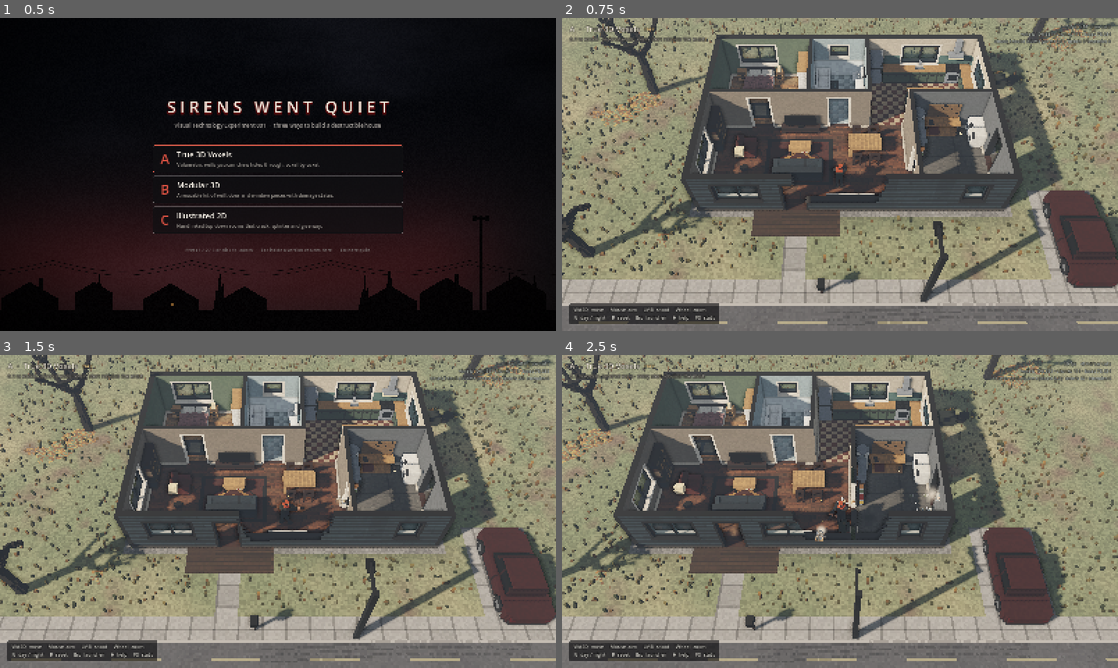
Above: before the commit, frames 1-4 (two rows, left to right).
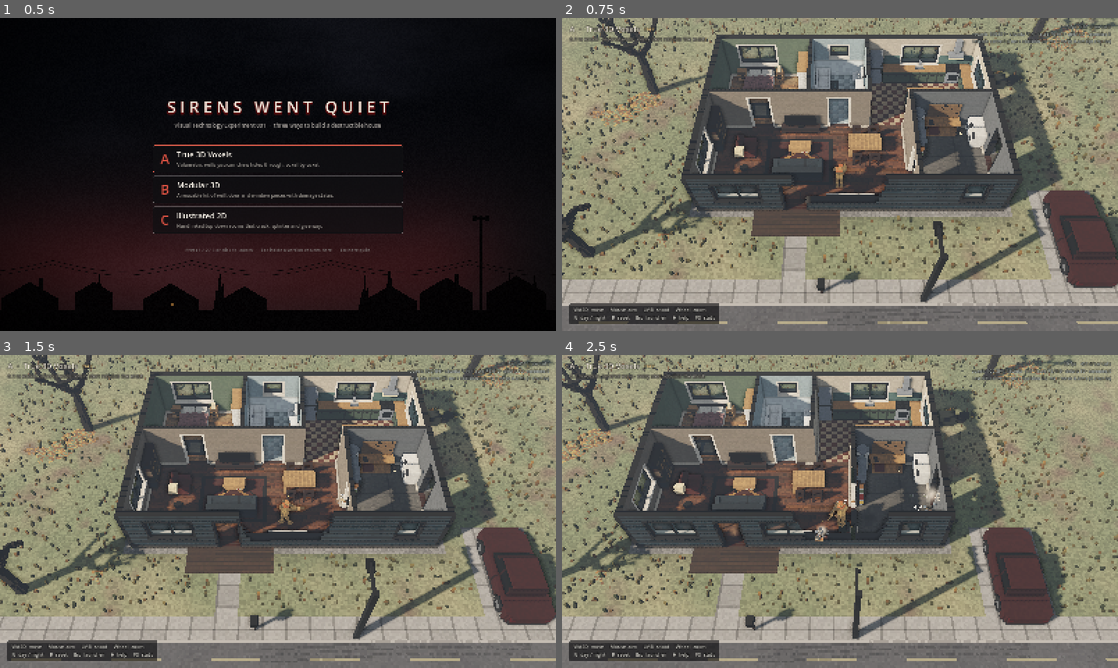
Above: after the commit, the same moments.

Repository: crosenlund79/SirensWentQuiet
Game: Godot game, scene res://src/launcher/launcher.tscn
Two runs of this game, one before a commit and one after it. Both use one fixed random seed, a clock stepped at 60 frames per second and the inputs below.
Inputs (mouse positions are in pixels of both pictures, inside the frame that each line leads up to):
- Up to frame 1 (0.5 s): no input
- Up to frame 2 (0.75 s): click (840, 158) at 0.52 s
- Up to frame 3 (1.5 s): tap Enter at 1.25 s; move the mouse to (400, 495) at 1.27 s; press the mouse at (400, 495) at 1.28 s; hold D (move_right) from 1.28 s (still down)
- Up to frame 4 (2.5 s): release D (move_right) at 2 s; release the mouse at (962, 495) at 2 s; drag from (728, 527) to (812, 574) at 2.02 s

Frame 1 is identical in both runs. In frame 2, 0.4% of the frame differs, in the area x 48-99%, y 2-55%; in frame 3, 0.5%; in frame 4, 0.6%, in the area x 30-99%, y 2-60%.

Commit message:
Version A: robust hole opening, crater carves, x-ray silhouettes, perf stats
- Crumble pass iterates around what fell: loose crumbs, thin strips,
  free-standing posts, floor-level stubs, bounded floating-fragment fill
- Bullet carves taper with depth so wall layers read as rings
- Bevel only on raw cuts/furniture/glossy finishes; paint stays smooth
- Character x-ray pass where walls hide them; sedan model; pristine grid
  cache for fast reset; per-shot carve/collision/mesh timings in HUD

Co-Authored-By: Claude Opus 5.5 <noreply@anthropic.com>
Claude-Session: https://claude.ai/code/session_01HoR6KDjNnKeBhyJgYyUCwz

Diff:
--- a/src/voxel/shaders/voxel_surface.gdshader
+++ b/src/voxel/shaders/voxel_surface.gdshader
@@ -82,13 +82,16 @@
 		vec2 e = min(uvf, 1.0 - uvf);
 		float edge = min(e.x, e.y);
 		float px = length(fwidth(q));
-		float show = 1.0 - smoothstep(0.12, 0.3, px);
+		float glossy = mod(UV.y, 2.0);
+		float painted = step(1.5, UV.y);
+		// Finished paint stays smooth; voxel grain shows on raw cuts, furniture, tiles.
+		float show = (1.0 - smoothstep(0.12, 0.3, px)) * max(1.0 - painted, glossy);
 		c *= 1.0 - bevel * show * (1.0 - smoothstep(0.0, 0.14, edge));
 		ALBEDO = c;
 		AO = COLOR.a;
 		AO_LIGHT_AFFECT = 0.45;
-		ROUGHNESS = mix(0.86, 0.42, UV.y);
-		SPECULAR = mix(0.32, 0.55, UV.y);
+		ROUGHNESS = mix(0.86, 0.42, glossy);
+		SPECULAR = mix(0.32, 0.55, glossy);
 		EMISSION = c * glow_color * glow_energy * UV.x * night;
 	}
 }
--- /dev/null
+++ b/src/voxel/shaders/voxel_xray.gdshader
@@ -0,0 +1,21 @@
+// Version A readability: a faint silhouette of a character drawn only where
+// walls or the roof hide it (second pass of the character material).
+shader_type spatial;
+render_mode unshaded, depth_test_disabled, depth_draw_never, cull_back, shadows_disabled;
+
+uniform sampler2D depth_tex : hint_depth_texture, filter_nearest;
+uniform vec4 tint : source_color = vec4(1.0, 0.62, 0.52, 0.35);
+instance uniform float flash = 0.0;   // same instance uniforms, same order as the main pass
+instance uniform float fade = 1.0;
+
+void fragment() {
+	float d = texture(depth_tex, SCREEN_UV).r;
+	vec4 v = INV_PROJECTION_MATRIX * vec4(SCREEN_UV * 2.0 - 1.0, d, 1.0);
+	float scene_z = -v.z / v.w;
+	if (scene_z > -VERTEX.z - 0.1) {
+		discard;
+	}
+	float rim = pow(1.0 - clamp(dot(NORMAL, VIEW), 0.0, 1.0), 1.5);
+	ALBEDO = tint.rgb;
+	ALPHA = tint.a * (0.4 + 0.6 * rim) * fade;
+}
--- a/src/voxel/voxel_carver.gd
+++ b/src/voxel/voxel_carver.gd
@@ -30,14 +30,20 @@
 
 
 static func _remove(g: VoxelGrid, i: int, ch: Dictionary) -> void:
+	var c := g.coords(i)
+	# touched range = removed cells plus a one-cell margin (their neighbours' AO)
+	ch["lo"] = (ch["lo"] as Vector3i).min(c - Vector3i.ONE)
+	ch["hi"] = (ch["hi"] as Vector3i).max(c + Vector3i(2, 2, 2))
 	ch["cells"].append(i)
 	ch["colors"].append(_visible_color(g, i))
 	ch["mats"].append(g.mat[i])
 	g.clear_index(i)
 
 
-## Removes a ragged ball of voxels around `center`, optionally stretched by
-## `stretch` along `dir` (bullet penetration). Harder materials resist
+## Removes a ragged ball of voxels around `center`. With a shot direction
+## `dir` and `stretch` > 1 it becomes a crater that narrows as it goes deeper
+## (wide in the outer skin, tight in the inner one), so the wall's layers show
+## as rings: paint/siding edge, insulation and studs, then the far skin. Harder materials resist
 ## (smaller effective radius); FOUNDATION never goes. Glass touched by the
 ## carve shatters as a whole pane.
 static func carve_sphere(g: VoxelGrid, center: Vector3, radius: float, seed: int, dir := Vector3.ZERO, stretch := 1.0) -> Dictionary:
@@ -58,30 +64,47 @@
 				if m == 0 or (flags[m] & VoxelMat.F_HARD) != 0:
 					continue
 				var rel := g.origin + (Vector3(x, y, z) + Vector3(0.5, 0.5, 0.5)) * g.vs - center
+				var n := VoxelArt.hash3(x, y, z, seed)
+				var thr := radius * (0.78 + 0.44 * n) * (1.0 - hard[m] * 0.45)
 				if has_dir:
 					var along := rel.dot(dir)
+					var depth := clampf((along + radius * 0.5) / (radius * stretch * 1.5), 0.0, 1.0)
+					thr *= 1.1 - 0.3 * depth
 					rel += dir * (along * inv_s - along)
-				var n := VoxelArt.hash3(x, y, z, seed)
-				var thr := radius * (0.78 + 0.44 * n) * (1.0 - hard[m] * 0.45)
 				if rel.length() < thr:
 					if (flags[m] & VoxelMat.F_GLASS) != 0:
 						glass_hit = i
 						continue
 					_remove(g, i, ch)
-	ch["lo"] = lo - Vector3i.ONE
-	ch["hi"] = hi + Vector3i.ONE
 	if glass_hit >= 0:
 		merge(ch, shatter_glass(g, glass_hit))
-	merge(ch, remove_loose(g, lo - Vector3i.ONE, hi + Vector3i.ONE))
-	merge(ch, remove_floating(g, lo - Vector3i(2, 2, 2), hi + Vector3i(2, 2, 2)))
-	merge(ch, crumble_strips(g, lo - Vector3i.ONE, hi + Vector3i.ONE))
-	merge(ch, crumble_sills(g, lo - Vector3i.ONE, hi + Vector3i.ONE))
-	return ch
+	crumble(g, ch, lo - Vector3i.ONE, hi + Vector3i.ONE)
+	return ch
+
+
+## Settles a change: loose crumbs, thin strips, slender posts, floor-level
+## stubs and floating fragments fall. Repeats around whatever fell (falls can
+## expose new crumbs) until nothing more goes (at most three rounds).
+static func crumble(g: VoxelGrid, ch: Dictionary, lo: Vector3i, hi: Vector3i) -> void:
+	var done := 0
+	for round_i in 3:
+		var before := (ch["cells"] as PackedInt32Array).size()
+		if round_i > 0:
+			lo = ch["lo"]
+			hi = ch["hi"]
+		merge(ch, remove_loose(g, lo, hi))
+		merge(ch, crumble_strips(g, lo, hi))
+		merge(ch, crumble_sills(g, lo, hi))
+		var cells: PackedInt32Array = ch["cells"]
+		merge(ch, remove_floating(g, cells.slice(done)))
+		done = before
+		if (ch["cells"] as PackedInt32Array).size() == before and round_i > 0:
+			break
 
 
 ## Free-hanging horizontal strips of wall at most two voxels tall (air above
-## and below, e.g. siding left between two holes) break off. Vertical members
-## such as exposed studs are untouched.
+## and below, e.g. siding left between two holes) break off, and so do
+## free-standing one-voxel posts. Studs still held at the top stay.
 static func crumble_strips(g: VoxelGrid, lo: Vector3i, hi: Vector3i) -> Dictionary:
 	var ch := empty_change()
 	lo = lo.clamp(Vector3i(1, 3, 1), Vector3i(g.sx - 1, g.sy - 1, g.sz - 1))
@@ -107,77 +130,89 @@
 	for i in doomed:
 		if g.mat[i] != 0:
 			_remove(g, i, ch)
-	ch["lo"] = lo
-	ch["hi"] = hi
-	return ch
-
-
-## A one-voxel strip of wall left standing at floor level (the row just above
-## the bottom plate) crumbles once the wall above it is gone, so ragged holes
-## reach the floor and stay walkable (bottom edge at 0.1 m).
+	# Free-standing slender posts (nothing above, nothing on any side) topple;
+	# scanning top-down takes a whole post at once. Studs still held by the
+	# wall above stay.
+	for y in range(hi.y - 1, lo.y - 1, -1):
+		if y <= VoxelHouse.BASE_ROW:
+			break
+		for z in range(lo.z, hi.z):
+			for x in range(lo.x, hi.x):
+				var i := g.idx(x, y, z)
+				if st[g.mat[i]] == 0 or g.mat[i + up] != 0:
+					continue
+				if g.mat[i + 1] == 0 and g.mat[i - 1] == 0 and g.mat[i + g.sx] == 0 and g.mat[i - g.sx] == 0:
+					_remove(g, i, ch)
+	return ch
+
+
+## A stub of wall at most two voxels tall left standing at floor level (just
+## above the bottom plate) crumbles once the wall above it is gone, so ragged
+## holes reach the floor and stay walkable (bottom edge at 0.1 m).
 static func crumble_sills(g: VoxelGrid, lo: Vector3i, hi: Vector3i) -> Dictionary:
 	var ch := empty_change()
 	var y1 := VoxelHouse.BASE_ROW + 1
-	if lo.y > y1 + 2 or hi.y <= y1:
+	if lo.y > y1 + 3 or hi.y <= y1:
 		return ch
 	lo = lo.clamp(Vector3i.ONE, Vector3i(g.sx - 1, g.sy - 1, g.sz - 1))
 	hi = hi.clamp(Vector3i.ONE, Vector3i(g.sx - 1, g.sy - 1, g.sz - 1))
 	var st := VoxelMat.STRUCT
 	for z in range(lo.z, hi.z):
 		for x in range(lo.x, hi.x):
-			var i := g.idx(x, y1, z)
-			if st[g.mat[i]] == 1 and g.mat[g.idx(x, y1 + 1, z)] == 0 and g.mat[g.idx(x, y1 + 2, z)] == 0:
-				_remove(g, i, ch)
-	ch["lo"] = Vector3i(lo.x, y1 - 1, lo.z)
-	ch["hi"] = Vector3i(hi.x, y1 + 2, hi.z)
-	return ch
-
-
-## Drops fragments that a carve left hanging in mid-air: inside the box
-## [lo, hi), any face-connected solid component that does not reach the box
-## boundary has nothing holding it, so it falls (is removed, becomes debris).
-## Local and bounded; this is crumb cleanup, not structural simulation.
-static func remove_floating(g: VoxelGrid, lo: Vector3i, hi: Vector3i) -> Dictionary:
-	var ch := empty_change()
-	lo = lo.clamp(Vector3i.ONE, Vector3i(g.sx - 1, g.sy - 1, g.sz - 1))
-	hi = hi.clamp(Vector3i.ONE, Vector3i(g.sx - 1, g.sy - 1, g.sz - 1))
-	var b := hi - lo
-	if b.x <= 2 or b.y <= 2 or b.z <= 2:
-		return ch
-	var seen := PackedByteArray()
-	seen.resize(b.x * b.y * b.z)
-	var offs := [Vector3i(1, 0, 0), Vector3i(-1, 0, 0), Vector3i(0, 1, 0), Vector3i(0, -1, 0), Vector3i(0, 0, 1), Vector3i(0, 0, -1)]
-	for y in range(lo.y, hi.y):
-		for z in range(lo.z, hi.z):
-			for x in range(lo.x, hi.x):
-				var li := ((y - lo.y) * b.z + (z - lo.z)) * b.x + (x - lo.x)
-				if seen[li] != 0 or g.mat[g.idx(x, y, z)] == 0:
-					continue
-				seen[li] = 1
-				var comp: Array[Vector3i] = [Vector3i(x, y, z)]
-				var anchored := false
-				var k := 0
-				while k < comp.size():
-					var c := comp[k]
-					k += 1
-					if c.x == lo.x or c.y == lo.y or c.z == lo.z or c.x == hi.x - 1 or c.y == hi.y - 1 or c.z == hi.z - 1:
-						anchored = true
-					for o in offs:
-						var n: Vector3i = c + o
-						if n.x < lo.x or n.y < lo.y or n.z < lo.z or n.x >= hi.x or n.y >= hi.y or n.z >= hi.z:
-							continue
-						var ln := ((n.y - lo.y) * b.z + (n.z - lo.z)) * b.x + (n.x - lo.x)
-						if seen[ln] != 0 or g.mat[g.idx(n.x, n.y, n.z)] == 0:
-							continue
-						seen[ln] = 1
-						comp.append(n)
-				if not anchored:
-					for c in comp:
-						var i := g.idx(c.x, c.y, c.z)
-						if (VoxelMat.FLAGS[g.mat[i]] & VoxelMat.F_HARD) == 0:
-							_remove(g, i, ch)
-	ch["lo"] = lo
-	ch["hi"] = hi
+			if g.mat[g.idx(x, y1 + 2, z)] != 0 or g.mat[g.idx(x, y1 + 3, z)] != 0:
+				continue
+			for y in [y1, y1 + 1]:
+				var i := g.idx(x, y, z)
+				if st[g.mat[i]] == 1:
+					_remove(g, i, ch)
+	return ch
+
+
+## Drops fragments that a carve left hanging in mid-air. Starting from the
+## solid neighbours of the removed `cells`, a bounded flood fill (6-connected,
+## any solid material) explores each piece; a piece that runs out before
+## FLOAT_CAP voxels touches nothing big (the house is one huge connected
+## body through walls and floor slab), so it falls: removed, becomes debris.
+## Bounded and local; crumb cleanup, not structural simulation.
+const FLOAT_CAP := 400
+
+
+static func remove_floating(g: VoxelGrid, cells: PackedInt32Array) -> Dictionary:
+	var ch := empty_change()
+	var deltas := PackedInt32Array([1, -1, g.sx, -g.sx, g.sx * g.sz, -g.sx * g.sz])
+	var anchored := {}
+	var n_total := g.mat.size()
+	for start_cell in cells:
+		for dl in deltas:
+			var s: int = start_cell + dl
+			if s < 0 or s >= n_total or g.mat[s] == 0 or anchored.has(s):
+				continue
+			var seen := {s: true}
+			var queue := PackedInt32Array([s])
+			var k := 0
+			var capped := false
+			while k < queue.size():
+				var i := queue[k]
+				k += 1
+				for d2 in deltas:
+					var j := i + d2
+					if j < 0 or j >= n_total or g.mat[j] == 0 or seen.has(j):
+						continue
+					if anchored.has(j):
+						capped = true
+						break
+					seen[j] = true
+					queue.append(j)
+				if capped or queue.size() >= FLOAT_CAP:
+					capped = true
+					break
+			if capped:
+				for i in queue:
+					anchored[i] = true
+			else:
+				for i in queue:
+					if (VoxelMat.FLAGS[g.mat[i]] & VoxelMat.F_HARD) == 0:
+						_remove(g, i, ch)
 	return ch
 
 
@@ -202,8 +237,6 @@
 			if j >= 0 and j < g.mat.size() and not seen.has(j) and g.mat[j] == VoxelMat.GLASS:
 				seen[j] = true
 				stack.append(j)
-	ch["lo"] = lo - Vector3i.ONE
-	ch["hi"] = hi + Vector3i(2, 2, 2)
 	return ch
 
 
@@ -233,8 +266,6 @@
 						removed_any = true
 		if not removed_any:
 			break
-	ch["lo"] = lo
-	ch["hi"] = hi
 	return ch
 
 
--- a/src/voxel/voxel_demo.gd
+++ b/src/voxel/voxel_demo.gd
@@ -16,7 +16,7 @@
 const FLOOR_CARVE := 0.13
 const FURNITURE_CARVE := 0.17
 ## Enemy wall bite.
-const BITE_RADIUS := 0.2
+const BITE_RADIUS := 0.17
 const CUT_RADIUS := 2.1
 
 static var _pristine: VoxelGrid
@@ -48,6 +48,7 @@
 var _cut_on := true
 var _build_ms := 0.0
 var mouse_aim := true
+var last_carve_ms := 0.0
 
 
 func _ready() -> void:
@@ -96,7 +97,8 @@
 	add_child(player)
 	player.global_position = Vector3(HousePlan.PLAYER_START.x, 0, HousePlan.PLAYER_START.y)
 	player.aim_point = player.global_position + Vector3(0, 1, -3)
-	lighting.night_materials.append(VoxelRig.shared_material())
+	lighting.night_materials.append(VoxelRig.look_material(true))
+	lighting.night_materials.append(VoxelRig.look_material(false))
 
 	camera = VoxelCamera.new()
 	camera.target = player
@@ -173,9 +175,9 @@
 	if yard != null:
 		yard.update_roof(player.global_position, delta)
 	var alive := debug_living_enemies()
-	hud.stats_text = "voxels %s · chunks %d · faces %s\nchunk rebuild %.1f ms (worst %.1f) · debris %d · enemies %d" % [
-		_thousands(grid.solid_count), world.chunk_count(), _thousands(world.face_count),
-		world.last_rebuild_ms, world.worst_rebuild_ms, fx.debris_count, alive]
+	hud.stats_text = "voxels %s · chunks %d · faces %s · debris %d · enemies %d\nlast hit: carve %.1f ms + collision %.1f ms + mesh %.1f ms (%d chunks)" % [
+		_thousands(grid.solid_count), world.chunk_count(), _thousands(world.face_count), fx.debris_count, alive,
+		last_carve_ms, world.last_collision_ms, world.last_change_mesh_ms, world.last_change_chunks]
 	if _scenario != "":
 		VoxelScenarios.process(self, _scenario, delta)
 
@@ -311,7 +313,9 @@
 			r = FLOOR_CARVE
 		elif not VoxelMat.is_struct(m):
 			r = FURNITURE_CARVE
+		var t0 := Time.get_ticks_usec()
 		ch = VoxelCarver.carve_sphere(grid, pos + dir * 0.07, r, _shot_count * 7919 + c.x, dir, PENETRATION if r == WALL_CARVE else 1.0)
+		last_carve_ms = (Time.get_ticks_usec() - t0) / 1000.0
 	_apply(ch)
 	fx.impact(VoxelMat.IMPACT[m], pos, vh["normal"], dir, ch)
 
--- a/src/voxel/voxel_lighting.gd
+++ b/src/voxel/voxel_lighting.gd
@@ -9,7 +9,7 @@
 
 ## Per light kind: [energy, range, colour]
 const KINDS := {
-	"floor_lamp": [2.6, 5.5, Color(1.0, 0.72, 0.42)],
+	"floor_lamp": [4.2, 7.0, Color(1.0, 0.72, 0.42)],
 	"hood": [1.6, 3.6, Color(1.0, 0.82, 0.6)],
 	"table_lamp": [1.6, 3.8, Color(1.0, 0.68, 0.4)],
 	"ceiling": [2.4, 5.0, Color(0.92, 0.95, 1.0)],
--- a/src/voxel/voxel_mat.gd
+++ b/src/voxel/voxel_mat.gd
@@ -108,7 +108,7 @@
 	h[SCREED] = 0.55
 	h[FLOOR] = 0.35
 	h[RUG] = 0.2
-	h[PLINTH] = 0.45
+	h[PLINTH] = 0.25
 	h[STUD] = 0.3
 	h[TRIM] = 0.15
 	h[FRAME] = 0.2
--- a/src/voxel/voxel_mesher.gd
+++ b/src/voxel/voxel_mesher.gd
@@ -6,7 +6,7 @@
 ## face becomes one quad with its own colour (so per-voxel colour patterns,
 ## paint and cut faces survive). COLOR.a carries the AO term (the shader feeds
 ## it to AO, so it only darkens ambient light, plus a little direct light).
-## UV carries material flags: x = emissive, y = glossy.
+## UV carries flags: x = emissive, y = glossy + 2 * (painted / finished face).
 ##
 ## Directions: 0 +X, 1 -X, 2 +Y, 3 -Y, 4 +Z, 5 -Z (bit d of pmask paints face d).
 
@@ -102,10 +102,13 @@
 					elif occl[nm] == 1:
 						continue
 					var c: Color
+					var fuv := uv
 					if d == 2 and y == cap_row and st[m] == 1:
 						c = cap_col
+						fuv.y += 2.0
 					elif (pm >> d) & 1:
 						c = Color.hex((pcol[i] << 8) | 0xff)
+						fuv.y += 2.0
 					else:
 						c = Color.hex((col[i] << 8) | 0xff)
 					var cs: PackedVector3Array = corners[d]
@@ -115,7 +118,7 @@
 							verts.append(base + cs[k])
 							norms.append(nrm)
 							cols.append(c)
-							uvs.append(uv)
+							uvs.append(fuv)
 						inds.append(nverts)
 						inds.append(nverts + 2)
 						inds.append(nverts + 1)
@@ -151,10 +154,10 @@
 					cols.append(Color(c.r, c.g, c.b, ao_curve[ao1]))
 					cols.append(Color(c.r, c.g, c.b, ao_curve[ao2]))
 					cols.append(Color(c.r, c.g, c.b, ao_curve[ao3]))
-					uvs.append(uv)
-					uvs.append(uv)
-					uvs.append(uv)
-					uvs.append(uv)
+					uvs.append(fuv)
+					uvs.append(fuv)
+					uvs.append(fuv)
+					uvs.append(fuv)
 					# Split along the diagonal that keeps AO gradients smooth.
 					inds.append(nverts)
 					if ao0 + ao2 >= ao1 + ao3:
--- a/src/voxel/voxel_rig.gd
+++ b/src/voxel/voxel_rig.gd
@@ -14,6 +14,8 @@
 
 static var _mesh_cache := {}
 static var material: ShaderMaterial
+static var _player_material: ShaderMaterial
+static var _enemy_material: ShaderMaterial
 
 var look := Look.PLAYER
 var hunch := 0.0             ## forward lean of the torso (rad)
@@ -38,11 +40,32 @@
 var _t := 0.0
 
 
+## Base character material (night uniform lives here; the per-look
+## materials below share its parameters through `night_materials`).
 static func shared_material() -> ShaderMaterial:
 	if material == null:
 		material = ShaderMaterial.new()
 		material.shader = load("res://src/voxel/shaders/voxel_character.gdshader")
 	return material
+
+
+## Character material with an x-ray silhouette pass (warm for the player,
+## pale red for psychos) shown only where walls hide the figure.
+static func look_material(player: bool) -> ShaderMaterial:
+	var m := _player_material if player else _enemy_material
+	if m != null:
+		return m
+	m = ShaderMaterial.new()
+	m.shader = shared_material().shader
+	var x := ShaderMaterial.new()
+	x.shader = load("res://src/voxel/shaders/voxel_xray.gdshader")
+	x.set_shader_parameter("tint", Color(1.0, 0.72, 0.35, 0.5) if player else Color(0.95, 0.5, 0.45, 0.32))
+	m.next_pass = x
+	if player:
+		_player_material = m
+	else:
+		_enemy_material = m
+	return m
 
 
 func _init(which: Look = Look.PLAYER) -> void:
@@ -69,7 +92,7 @@
 	parent.add_child(n)
 	var mi := MeshInstance3D.new()
 	mi.mesh = _mesh(look, part)
-	mi.material_override = shared_material()
+	mi.material_override = look_material(look == Look.PLAYER)
 	n.add_child(mi)
 	parts.append(mi)
 	return n
--- a/src/voxel/voxel_scenarios.gd
+++ b/src/voxel/voxel_scenarios.gd
@@ -30,13 +30,16 @@
 			_at(0.2, func(): _spawn_ring(d, [Vector2(-2.5, 6.5), Vector2(10.5, 11.8), Vector2(16.5, 3.0), Vector2(3.0, -2.6)]))
 			_at(3.8, func(): d.get_tree().paused = true)
 		"blasted":
+			# South wall from outside: one walk-through hole, grazing gouges that
+			# peel the siding off the studs and insulation, a shattered window.
 			_shoot_pattern(d, Vector2(8.6, 10.6), Vector2(8.6, 9.0), 14)
-			_shoot(d, Vector2(11.2, 10.8), [Vector3(11.2, 1.25, 9.0), Vector3(11.45, 1.1, 9.0), Vector3(11.0, 1.5, 9.0)])
+			_shoot(d, Vector2(9.2, 9.75), [Vector3(10.9, 1.7, 9.15), Vector3(11.2, 1.35, 9.15), Vector3(11.5, 1.95, 9.15),
+				Vector3(11.0, 2.2, 9.15), Vector3(11.6, 1.55, 9.15)])
+			_shoot(d, Vector2(11.0, 10.4), [Vector3(10.95, 1.2, 9.0), Vector3(11.3, 0.8, 9.0)])
 			_shoot(d, Vector2(7.0, 10.8), [Vector3(7.0, 1.5, 9.0)])
 			_shoot(d, Vector2(5.8, 10.8), [Vector3(5.6, 0.7, 9.0), Vector3(5.7, 1.7, 9.0)])
-			_place(d, Vector2(9.9, 11.4), Vector3(11.3, 1.2, 9.0))
+			_place(d, Vector2(9.9, 11.2), Vector3(11.3, 1.3, 9.1))
 			d.camera.set_distance(11.0)
-			d.player.rig.rotation.y = atan2(-1.4, 2.4)
 		"interior":
 			_shoot_pattern(d, Vector2(4.5, 5.6), Vector2(4.5, 4.0), 12)
 			_shoot(d, Vector2(2.4, 5.4), [Vector3(1.4, 1.3, 4.0), Vector3(1.2, 1.0, 4.0)])
--- a/src/voxel/voxel_world.gd
+++ b/src/voxel/voxel_world.gd
@@ -15,9 +15,13 @@
 var collision_rows := Vector2i(VoxelHouse.NAV_ROW_LO, VoxelHouse.NAV_ROW_HI)
 var visual_budget_ms := 6.0
 
-var last_rebuild_ms := 0.0      ## last chunk rebuild (mesh + collision)
+var last_rebuild_ms := 0.0      ## last chunk mesh rebuild
 var worst_rebuild_ms := 0.0
+var last_collision_ms := 0.0    ## collision rebuild of the last change (all its chunks)
+var last_change_chunks := 0
+var last_change_mesh_ms := 0.0  ## mesh rebuild of the last change (all its chunks)
 var rebuilds := 0
+var mesh_ms_total := 0.0
 var face_count := 0
 
 var _chunks := {}               # Vector3i -> {"mesh": MeshInstance3D, "body": StaticBody3D, "shape": CollisionShape3D, "faces": int}
@@ -53,14 +57,18 @@
 		return
 	var c0 := Vector3i(maxi(lo.x, 0) / CHUNK.x, maxi(lo.y, 0) / CHUNK.y, maxi(lo.z, 0) / CHUNK.z)
 	var c1 := Vector3i(maxi(hi.x - 1, 0) / CHUNK.x, maxi(hi.y - 1, 0) / CHUNK.y, maxi(hi.z - 1, 0) / CHUNK.z)
+	var t0 := Time.get_ticks_usec()
+	var n := 0
 	for cz in range(c0.z, c1.z + 1):
 		for cy in range(c0.y, c1.y + 1):
 			for cx in range(c0.x, c1.x + 1):
 				var c := Vector3i(cx, cy, cz)
-				var t0 := Time.get_ticks_usec()
 				_rebuild_collision(c)
-				last_rebuild_ms = (Time.get_ticks_usec() - t0) / 1000.0
 				_dirty[c] = true
+				n += 1
+	last_collision_ms = (Time.get_ticks_usec() - t0) / 1000.0
+	last_change_chunks = n
+	last_change_mesh_ms = 0.0
 
 
 func flush(budget_ms := -1.0) -> void:
@@ -74,7 +82,9 @@
 		_dirty.erase(c)
 		var ms := (Time.get_ticks_usec() - t0) / 1000.0
 		last_rebuild_ms = ms
+		last_change_mesh_ms += ms
 		worst_rebuild_ms = maxf(worst_rebuild_ms, ms)
+		mesh_ms_total += ms
 		rebuilds += 1
 		if (Time.get_ticks_usec() - t_start) / 1000.0 > budget:
 			break
--- a/tests/voxel/test_voxel_core.gd
+++ b/tests/voxel/test_voxel_core.gd
@@ -94,13 +94,24 @@
 	g.set_voxel(10, 10, 10, VoxelMat.DRYWALL, 0)
 	g.set_voxel(10, 11, 10, VoxelMat.DRYWALL, 0)
 	g.set_voxel(11, 10, 10, VoxelMat.DRYWALL, 0)
-	var ch := VoxelCarver.remove_floating(g, Vector3i(5, 5, 5), Vector3i(15, 15, 15))
+	var ch := VoxelCarver.remove_floating(g, PackedInt32Array([g.idx(9, 10, 10)]))
 	check_eq((ch["cells"] as PackedInt32Array).size(), 3, "a fragment touching nothing falls")
+	# A big connected slab stays.
+	for z in range(1, 19):
+		for x in range(1, 19):
+			for y in range(1, 4):
+				g.set_voxel(x, y, z, VoxelMat.SCREED, 0)
+	g.set_voxel(10, 4, 10, VoxelMat.DRYWALL, 0)
+	ch = VoxelCarver.remove_floating(g, PackedInt32Array([g.idx(10, 5, 10)]))
+	check_eq((ch["cells"] as PackedInt32Array).size(), 0, "a stub standing on the slab is anchored")
 	# A 1-voxel-tall strip spanning a gap breaks; a stud (vertical) stays.
 	for x in range(2, 18):
 		g.set_voxel(x, 10, 10, VoxelMat.SIDING, 0)
-	for y in range(2, 18):
+	for y in range(2, 15):
 		g.set_voxel(5, y, 12, VoxelMat.STUD, 0)
+	for y in range(15, 18):
+		for x in range(2, 9):
+			g.set_voxel(x, y, 12, VoxelMat.STUD, 0)   # top plate holds the stud
 	ch = VoxelCarver.crumble_strips(g, Vector3i(1, 1, 1), Vector3i(19, 19, 19))
 	check_eq(g.get_mat(9, 10, 10), VoxelMat.AIR, "thin horizontal strip crumbles")
 	check_eq(g.get_mat(5, 10, 12), VoxelMat.STUD, "vertical stud stands")
Binary file changed: assets/graphics/voxel/template_insulation.png
Not shown, added: src/voxel/shaders/voxel_xray.gdshader.uid
Not shown, added: tests/voxel/test_voxel_core.gd.uid
Not shown, added: tests/voxel/test_voxel_scene.gd.uid
